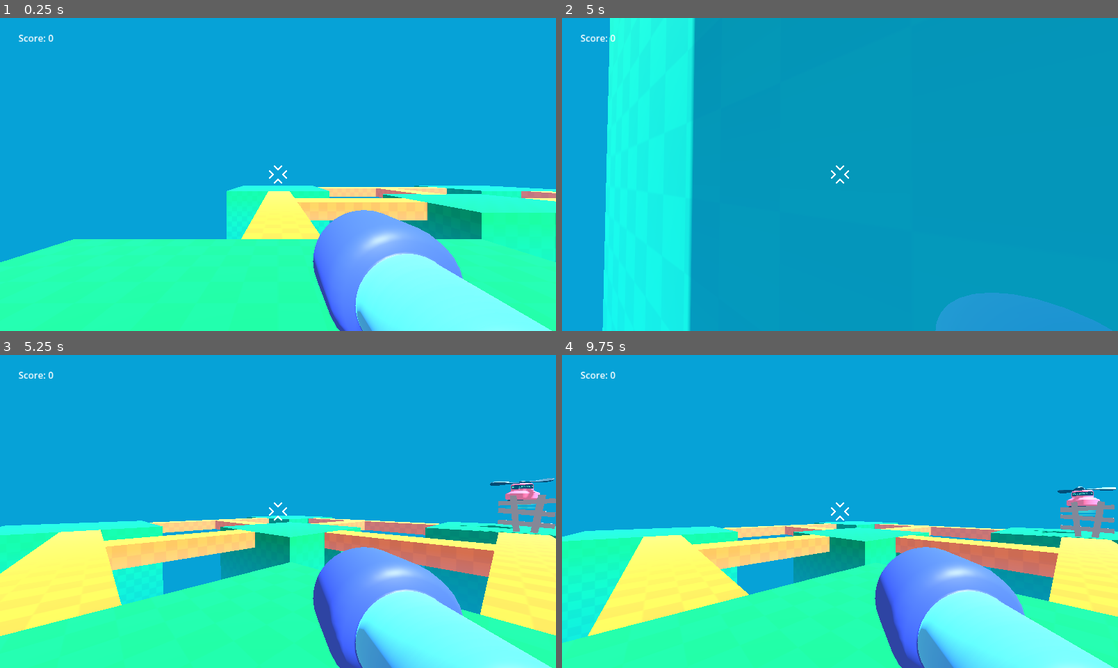
Above: before the commit, frames 1-4 (two rows, left to right).
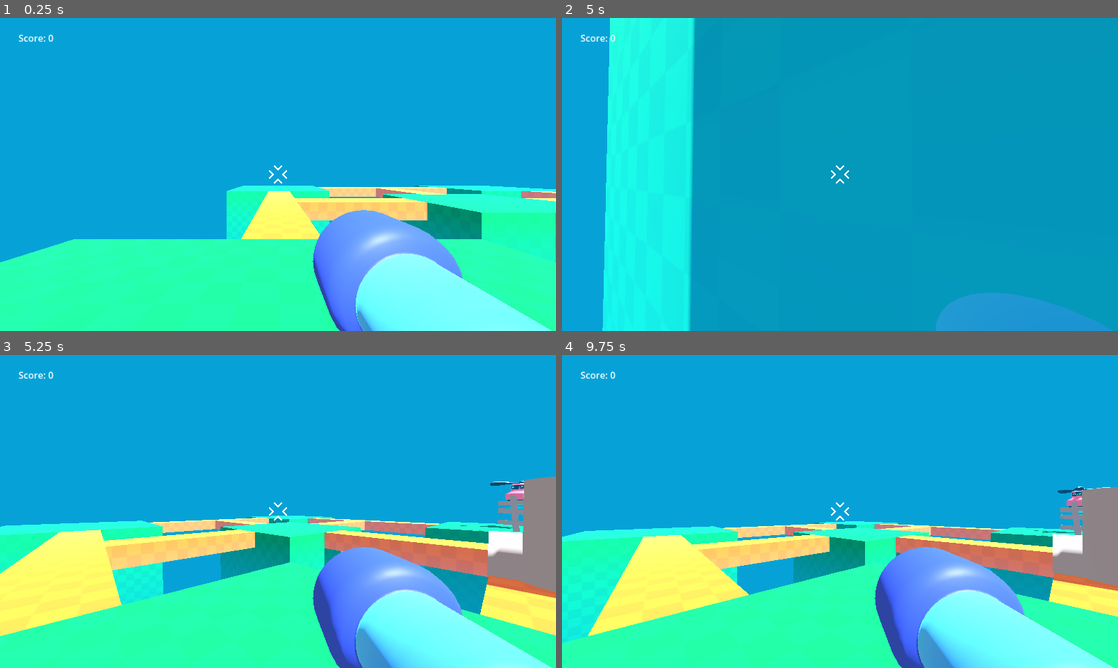
Above: after the commit, the same moments.

Repository: joshbritto/CTI-110-3DGame
Game: Godot game, scene res://game.tscn
Same seed, same stepped clock (60 frames per second), same inputs: the game is played once before the commit and once after it.
Inputs (mouse positions are in pixels of both pictures, inside the frame that each line leads up to):
- Up to frame 1 (0.25 s): no input
- Up to frame 2 (5 s): tap Enter at 0.5 s; move the mouse to (867, 174) at 0.52 s; hold F (use) 0.53-1.28 s; hold W (move_forward) from 0.53 s (still down); tap Space (jump) at 0.77, 1.52, 3.02, 3.77, 4.52 s; move the mouse to (812, 174) at 1.27 s; click (812, 174) at 1.35 s; tap F (use) at 1.55, 2.85, 3.8, 4.35 s; move the mouse to (851, 168) at 2.02 s; hold F (use) 2.03-2.78 s; move the mouse to (834, 180) at 2.77 s; move the mouse to (878, 177) at 3.52 s; press the mouse at (878, 177) at 3.53 s; move the mouse to (795, 171) at 4.27 s; release the mouse at (795, 171) at 4.28 s
- Up to frame 3 (5.25 s): keep holding W (move_forward); move the mouse to (283, 511) at 5.02 s; hold F (use) from 5.03 s (still down)
- Up to frame 4 (9.75 s): move the mouse to (817, 505) at 5.77 s; release W (move_forward) at 5.78 s; release F (use) at 5.78 s; hold D (move_right) 5.78-6.53 s; click (817, 505) at 5.85 s; tap Space (jump) at 6.02, 6.77, 7.52, 9.02 s; tap F (use) at 6.05, 7.35, 8.3, 8.85 s; move the mouse to (867, 511) at 6.52 s; hold F (use) 6.53-7.28 s; hold W (move_forward) 6.53-8.78 s; move the mouse to (812, 511) at 7.27 s; move the mouse to (851, 505) at 8.02 s; press the mouse at (851, 505) at 8.03 s; move the mouse to (834, 517) at 8.77 s; release the mouse at (834, 517) at 8.78 s; hold A (move_left) 8.78-9.53 s; move the mouse to (878, 514) at 9.52 s; hold W (move_forward) from 9.53 s (still down); hold F (use) from 9.53 s (still down)

Frames 1-2 are identical in both runs. In frame 3, 3.0% of the frame differs, in the area x 87-100%, y 38-78%; in frame 4, 2.5%.

Commit message:
added blockade

Diff:
--- a/arena-survivors/game.tscn
+++ b/arena-survivors/game.tscn
@@ -6,6 +6,7 @@
 [ext_resource type="Material" uid="uid://cb1lrbfailokr" path="res://level/bridge.tres" id="2_feb5d"]
 [ext_resource type="PackedScene" uid="uid://crkoq3fjiiwua" path="res://mob/spawner/mob_spawner_3d.tscn" id="5_7jktm"]
 [ext_resource type="PackedScene" uid="uid://gmietb8a3sib" path="res://level/barricade.tscn" id="6_ryrav"]
+[ext_resource type="PackedScene" uid="uid://v1euk4ksxpfj" path="res://level/blockade.tscn" id="7_eow3j"]
 
 [sub_resource type="NavigationMesh" id="NavigationMesh_fpyuh"]
 vertices = PackedVector3Array(-0.5, 0.5, -20.25, 0.75, 0.5, -20.25, 4.5, 0.5, -20.5, 4.75, 0.5, -24.5, 4.75, 0.5, -25.7 …(800 unchanged characters)…
@@ -176,5 +177,8 @@
 [node name="Barricade" parent="." unique_id=235246161 instance=ExtResource("6_ryrav")]
 transform = Transform3D(-8.742278e-08, 0, 2, 0, 2, 0, -2, 0, -8.742278e-08, 20.355265, 0, -0.0400666)
 
+[node name="Blockade" parent="." unique_id=639951861 instance=ExtResource("7_eow3j")]
+transform = Transform3D(1, 0, 0, 0, 1, 0, 0, 0, 1, 8.088113, 0.105710864, -0.123441696)
+
 [connection signal="mob_spawned" from="Spawners/MobSpawner3D" to="." method="_on_mob_spawner_3d_mob_spawned"]
 [connection signal="body_entered" from="KillPlane" to="." method="_on_kill_plane_body_entered"]
--- /dev/null
+++ b/arena-survivors/level/blockade.gd
@@ -0,0 +1,19 @@
+extends Area3D
+
+var player_in_range = false
+
+func _process(delta: float) -> void:
+	if player_in_range:
+		if Input.is_action_pressed("use"):
+			%Player.get_node("ClearMessage").visible = false
+			queue_free()
+
+func _on_body_entered(body: Node3D) -> void:
+	if body.name == "Player":
+		player_in_range = true
+		body.get_node("ClearMessage").visible = true
+
+func _on_body_exited(body: Node3D) -> void:
+	if body.name == "Player":
+		player_in_range = false
+		body.get_node("ClearMessage").visible = false
--- /dev/null
+++ b/arena-survivors/level/blockade.tscn
@@ -0,0 +1,34 @@
+[gd_scene format=3 uid="uid://v1euk4ksxpfj"]
+
+[ext_resource type="Script" uid="uid://df0fmf8eposx7" path="res://level/blockade.gd" id="1_t1etc"]
+
+[sub_resource type="BoxMesh" id="BoxMesh_fpyuh"]
+
+[sub_resource type="BoxShape3D" id="BoxShape3D_60xd1"]
+size = Vector3(2.538086, 2.2041016, 2.4863281)
+
+[sub_resource type="CylinderMesh" id="CylinderMesh_fpyuh"]
+
+[sub_resource type="PrismMesh" id="PrismMesh_fpyuh"]
+
+[node name="Blockade" type="Area3D" unique_id=639951861]
+script = ExtResource("1_t1etc")
+
+[node name="MeshInstance3D2" type="MeshInstance3D" parent="." unique_id=1598712854]
+transform = Transform3D(1, 0, 0, 0, 1, 0, 0, 0, 1, 0.14885736, 0.5026613, 0.5055607)
+mesh = SubResource("BoxMesh_fpyuh")
+
+[node name="InteractField" type="CollisionShape3D" parent="." unique_id=673146587]
+transform = Transform3D(1, 0, 0, 0, 1, 0, 0, 0, 1, -0.4477539, 1.0795898, 0)
+shape = SubResource("BoxShape3D_60xd1")
+
+[node name="MeshInstance3D" type="MeshInstance3D" parent="." unique_id=1317115277]
+transform = Transform3D(1, 0, 0, 0, 1, 0, 0, 0, 1, -0.85114264, 1, 0)
+mesh = SubResource("CylinderMesh_fpyuh")
+
+[node name="MeshInstance3D3" type="MeshInstance3D" parent="." unique_id=468115151]
+transform = Transform3D(1, 0, 0, 0, 1, 0, 0, 0, 1, 0, 0.39428914, -0.5106917)
+mesh = SubResource("PrismMesh_fpyuh")
+
+[connection signal="body_entered" from="." to="." method="_on_body_entered"]
+[connection signal="body_exited" from="." to="." method="_on_body_exited"]
--- a/arena-survivors/player/player.tscn
+++ b/arena-survivors/player/player.tscn
@@ -58,3 +58,12 @@
 offset_right = 577.0
 offset_bottom = 413.0
 text = "Hold F to Rebuild Barrier"
+
+[node name="ClearMessage" type="Label" parent="." unique_id=566681000]
+visible = false
+offset_left = 422.0
+offset_top = 360.0
+offset_right = 536.0
+offset_bottom = 409.0
+text = "Hold F to Clear
+"
Not shown, added: arena-survivors/level/blockade.gd.uid
